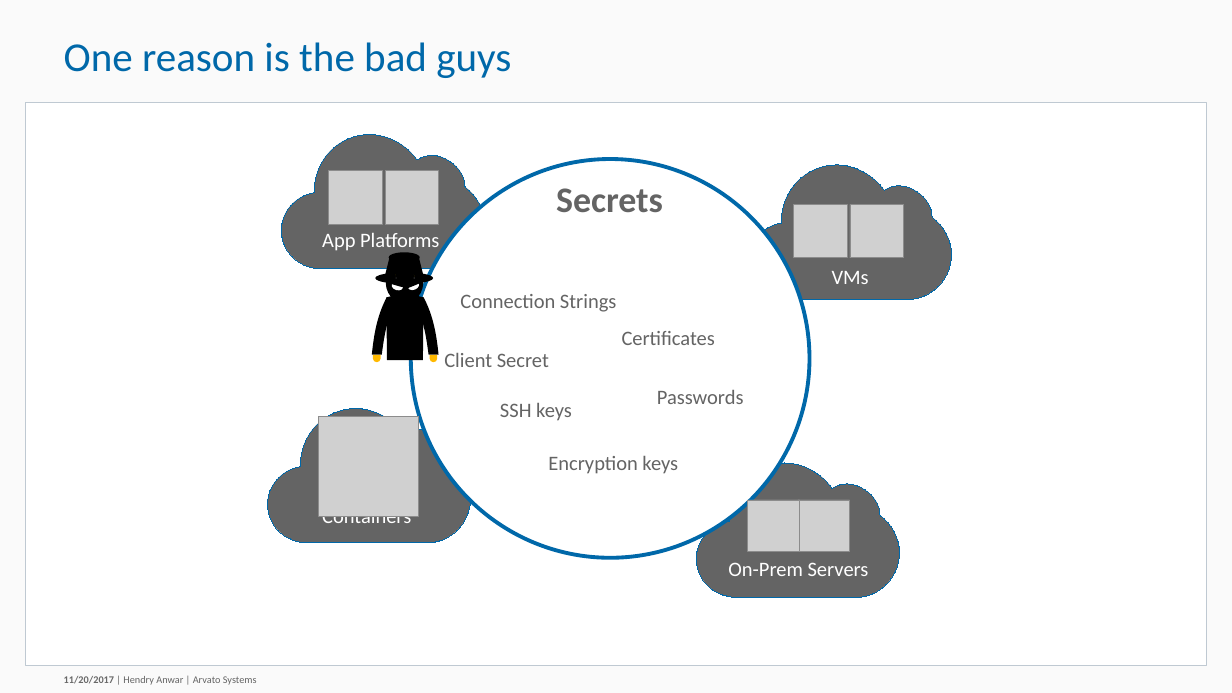
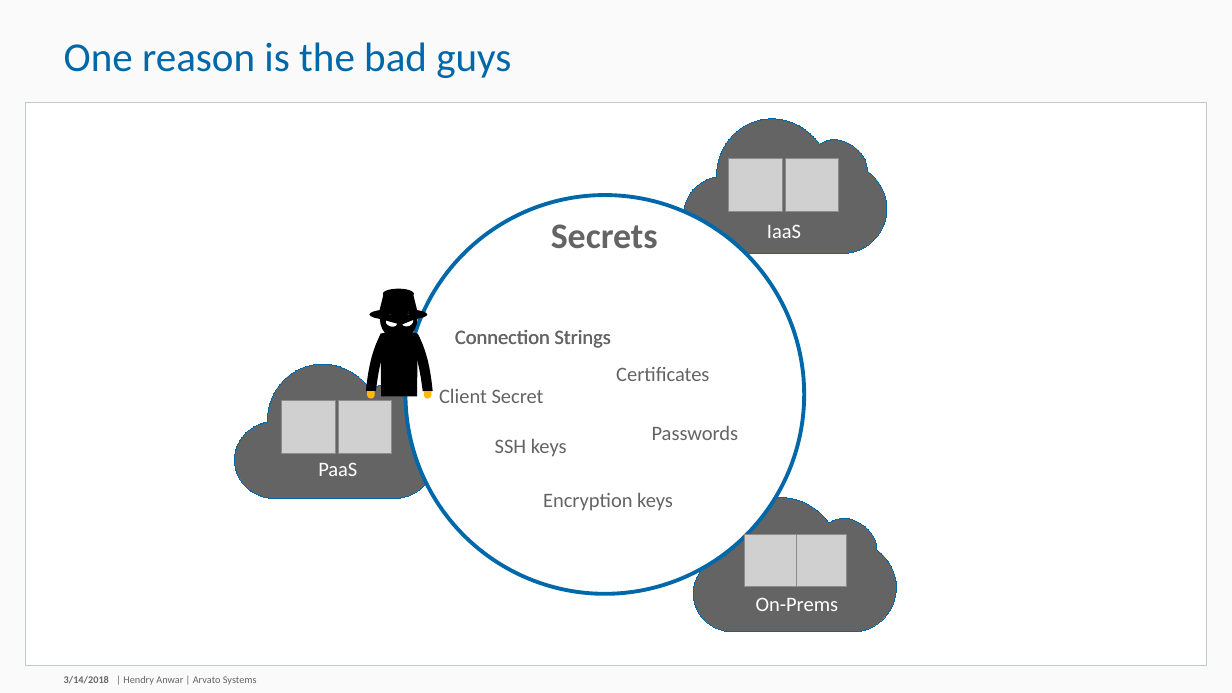
Before and after one commit to hendryanw/devcon-secure-access-keyvault-secrets, a slide deck: slide 4 of Securely Access Secrets within Azure Key Vault.pptx. Drawn at 1232x693 pixels with LibreOffice and Linux fonts; fonts in the diff are those of the drawing; grey boxes stand for pictures; background and template pictures are left out. Boxes give left, top, right and bottom in pixels: in the first picture for what was removed or moved away, otherwise in the second. Text is boxed around its words. In the diff, an @@ line names an element or a change of style, - is before the commit and + after.

```diff
--- a/Securely Access Secrets within Azure Key Vault.pptx
+++ b/Securely Access Secrets within Azure Key Vault.pptx
@@ freeform shape: place and size @@
-freeform shape at <box>748,165,951,299</box>
+freeform shape at <box>683,119,887,253</box>
@@ freeform shape removed at <box>282,135,485,269</box> @@
@@ picture: place and size @@
-picture at <box>850,204,903,258</box>
+picture at <box>729,158,782,211</box>
@@ picture: place and size @@
-picture at <box>793,204,847,258</box>
+picture at <box>785,158,839,211</box>
@@ text removed at <box>322,233,439,253</box> @@
-App Platforms
@@ text added at <box>767,224,801,238</box>, 16 pt, text #FFFFFF @@
+IaaS
@@ text removed at <box>832,271,869,284</box> @@
-VMs
@@ 14 freeform shapes, 8 ellipses, 7 texts, 3 rectangles, 2 pictures, 1 trapezoid: place and size @@
-14 freeform shapes, 8 ellipses, 7 texts, 3 rectangles, 2 pictures, 1 trapezoid at <box>372,159,900,597</box>
+14 freeform shapes, 8 ellipses, 7 texts, 3 rectangles, 2 pictures, 1 trapezoid at <box>366,195,896,632</box>
@@ text added at <box>454,327,678,349</box>, 16 pt, text #646464 @@
+Connection Strings
@@ freeform shape: place and size @@
-freeform shape at <box>268,408,471,542</box>
+freeform shape at <box>235,364,438,498</box>
@@ picture: place and size @@
-picture at <box>329,171,382,224</box>
+picture at <box>282,400,335,453</box>
@@ picture removed at <box>319,416,418,515</box> @@
@@ picture: place and size @@
-picture at <box>385,171,439,224</box>
+picture at <box>338,400,392,453</box>
@@ text added at <box>318,462,357,476</box>, 16 pt, text #FFFFFF @@
+PaaS
@@ text removed at <box>322,516,411,529</box> @@
-Containers
@@ text at <box>756,597,839,611</box>: text changed @@
-On-Prem Servers
+On-Prems
@@ text at <box>64,676,109,684</box>: text changed @@
-11/20/2017
+3/14/2018
```
Also in this commit, not shown: 8 other slides changed, 3 slides added, 5 slides removed, 2 other files.
